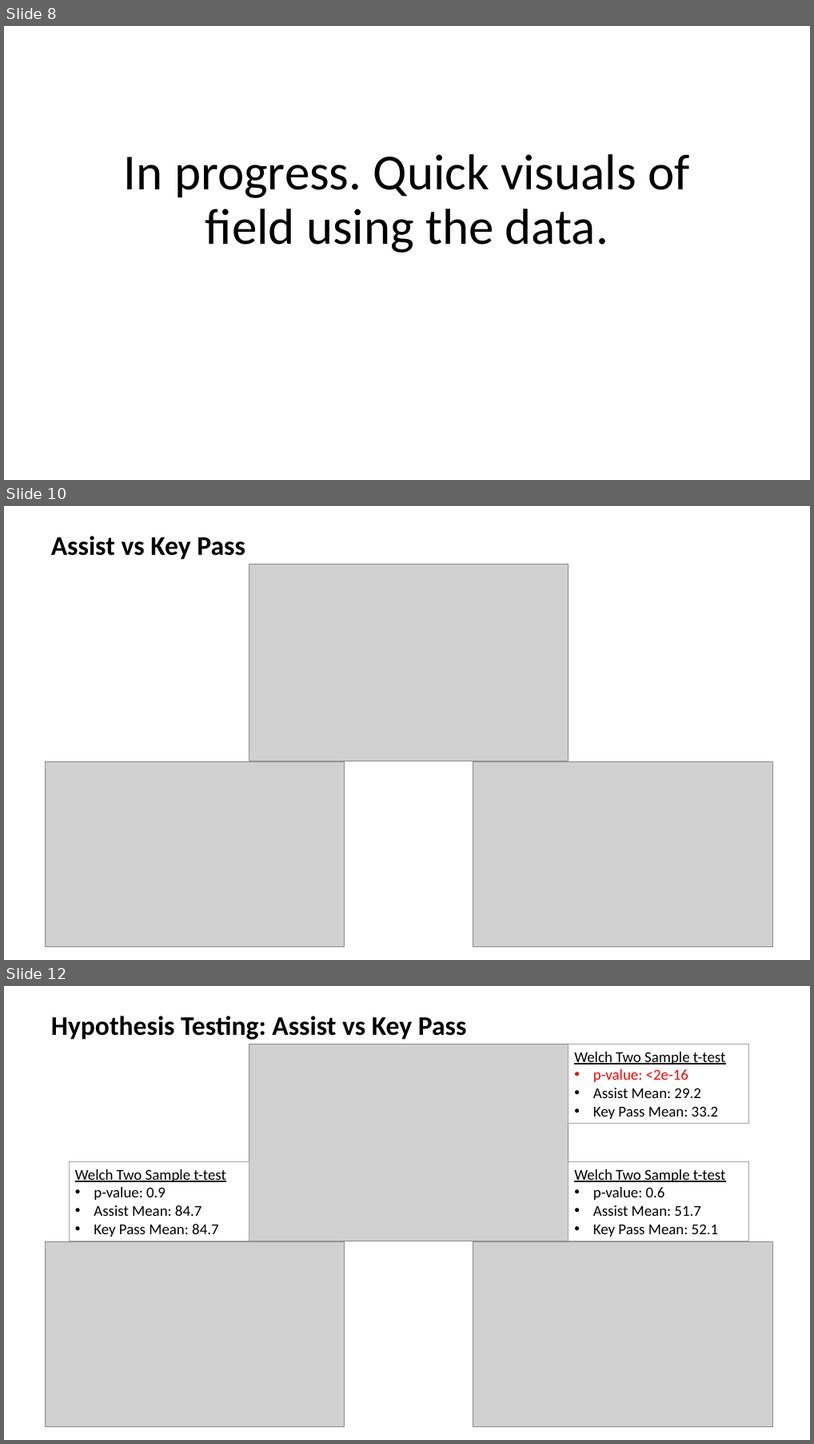
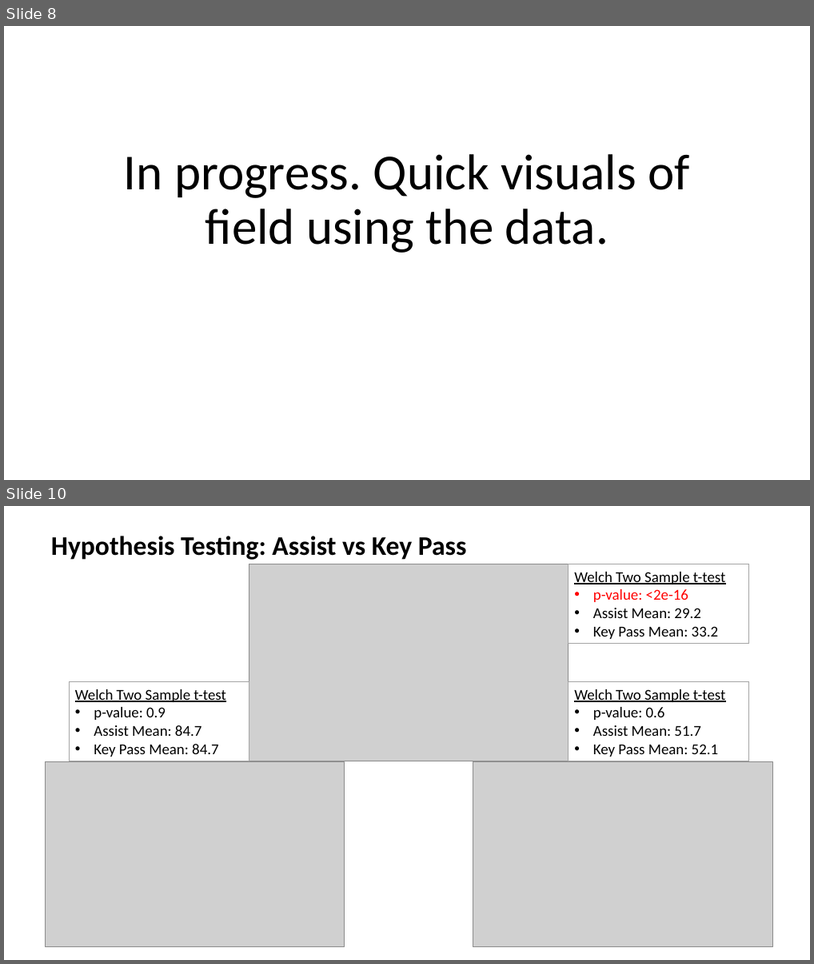
Before and after one commit to rmesina/T2_Codes-R-Us, a slide deck: midterm_project/Determining which variables contribute to likely hood of.pptx. Shown one above the other, each under a label of ours: slides 8, 10 and 12 before the commit, slides 8 and 10 after it; the slides between them are not shown. The pictures are 814x1444 and 814x964 pixels, drawn with LibreOffice and Linux fonts; fonts in the diff are those of the drawing; grey boxes stand for pictures. Boxes give left, top, right and bottom in pixels: in the first picture for what was removed or moved away, otherwise in the second. Text is boxed around its words. In the diff, an @@ line names an element or a change of style, - is before the commit and + after.

```diff
--- a/midterm_project/Determining which variables contribute to likely hood of.pptx
+++ b/midterm_project/Determining which variables contribute to likely hood of.pptx
@@ slide 10 removed at (4,506,810,960), background #FFFFFF @@
@@ text removed at (51,536,246,560) @@
-Assist vs Key Pass
@@ picture removed at (250,564,569,761) @@
@@ picture removed at (45,761,345,947) @@
@@ picture removed at (474,761,773,947) @@
@@ what was slide 12 is now slide 10 @@
```
Also in this commit, not shown: 5 slides changed, 3 slides added, 2 other slides removed.
